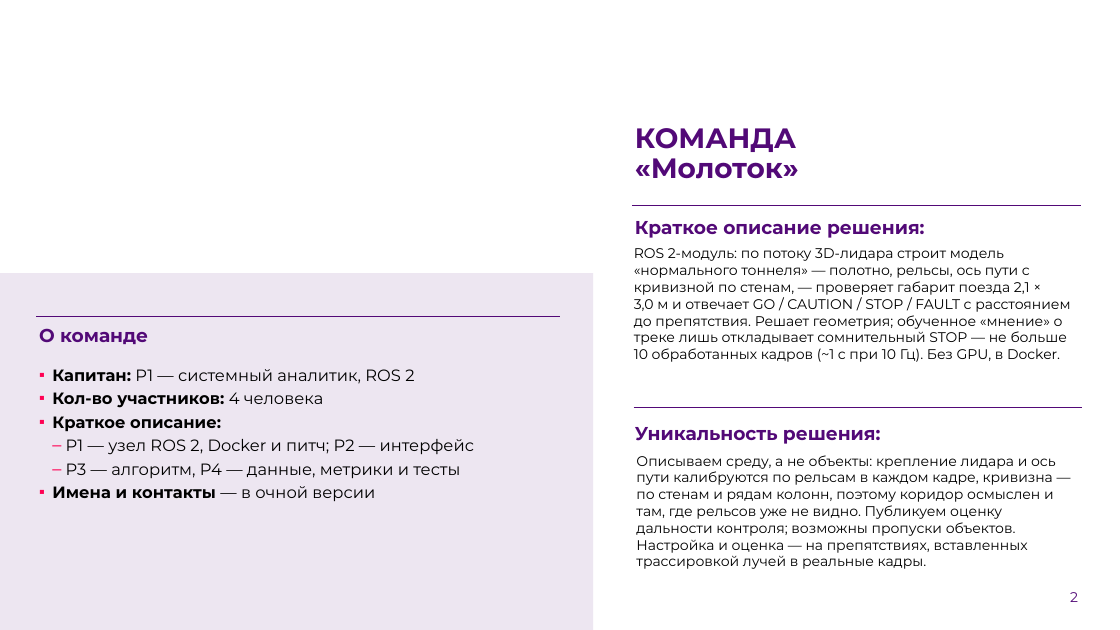
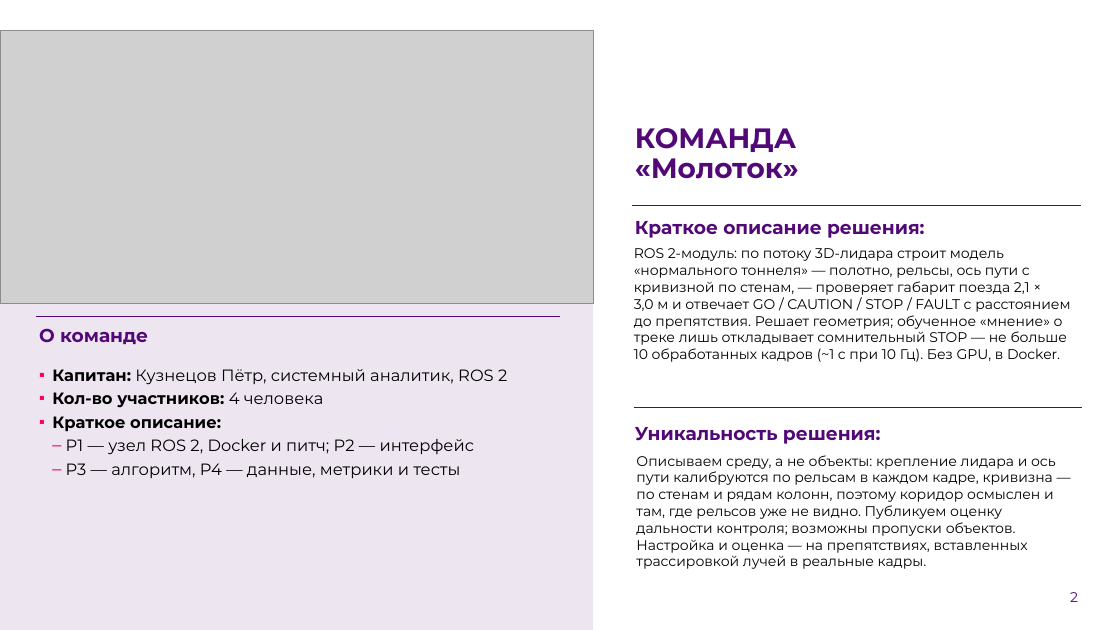
Before and after one commit to pmixay/ReSense, a slide deck: slide 2 of docs/presentation/ReSense_LCT2026.pptx. Drawn at 1120x630 pixels with LibreOffice and Linux fonts; fonts in the diff are those of the drawing; grey boxes stand for pictures; background and template pictures are left out. Boxes give left, top, right and bottom in pixels: in the first picture for what was removed or moved away, otherwise in the second. Text is boxed around its words. In the diff, an @@ line names an element or a change of style, - is before the commit and + after.

```diff
--- a/docs/presentation/ReSense_LCT2026.pptx
+++ b/docs/presentation/ReSense_LCT2026.pptx
@@ picture added at [0, 31, 593, 304] @@
@@ text at [52, 369, 507, 385]: text changed @@
-▪ Капитан: P1 — системный аналитик, ROS 2
+▪ Капитан: Кузнецов Пётр, системный аналитик, ROS 2
@@ text at [52, 486, 375, 502]: paragraph removed @@
-▪ Имена и контакты — в очной версии
```
Also in this commit, not shown: 11 other slides changed, 2 other files.
